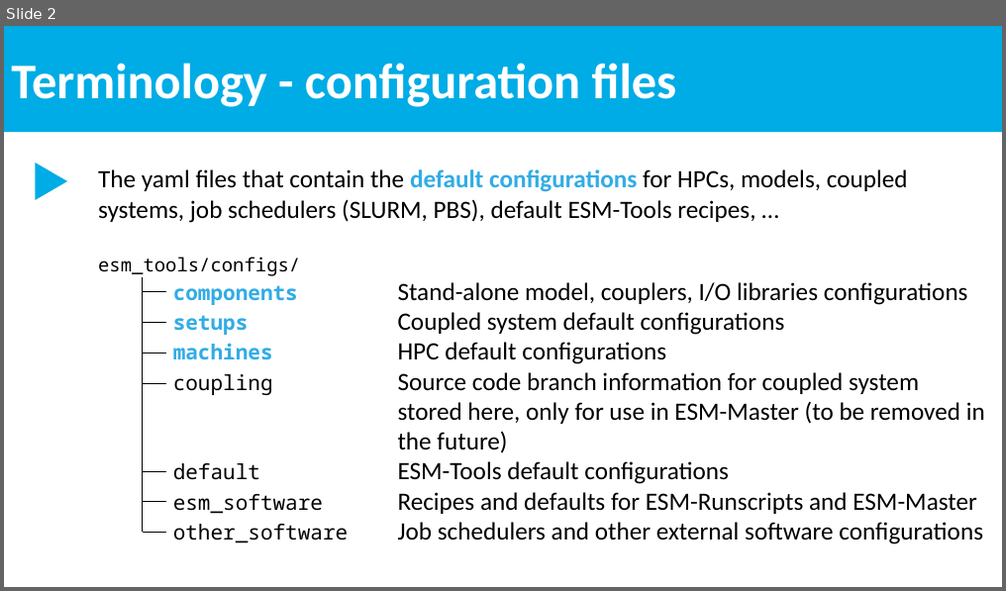
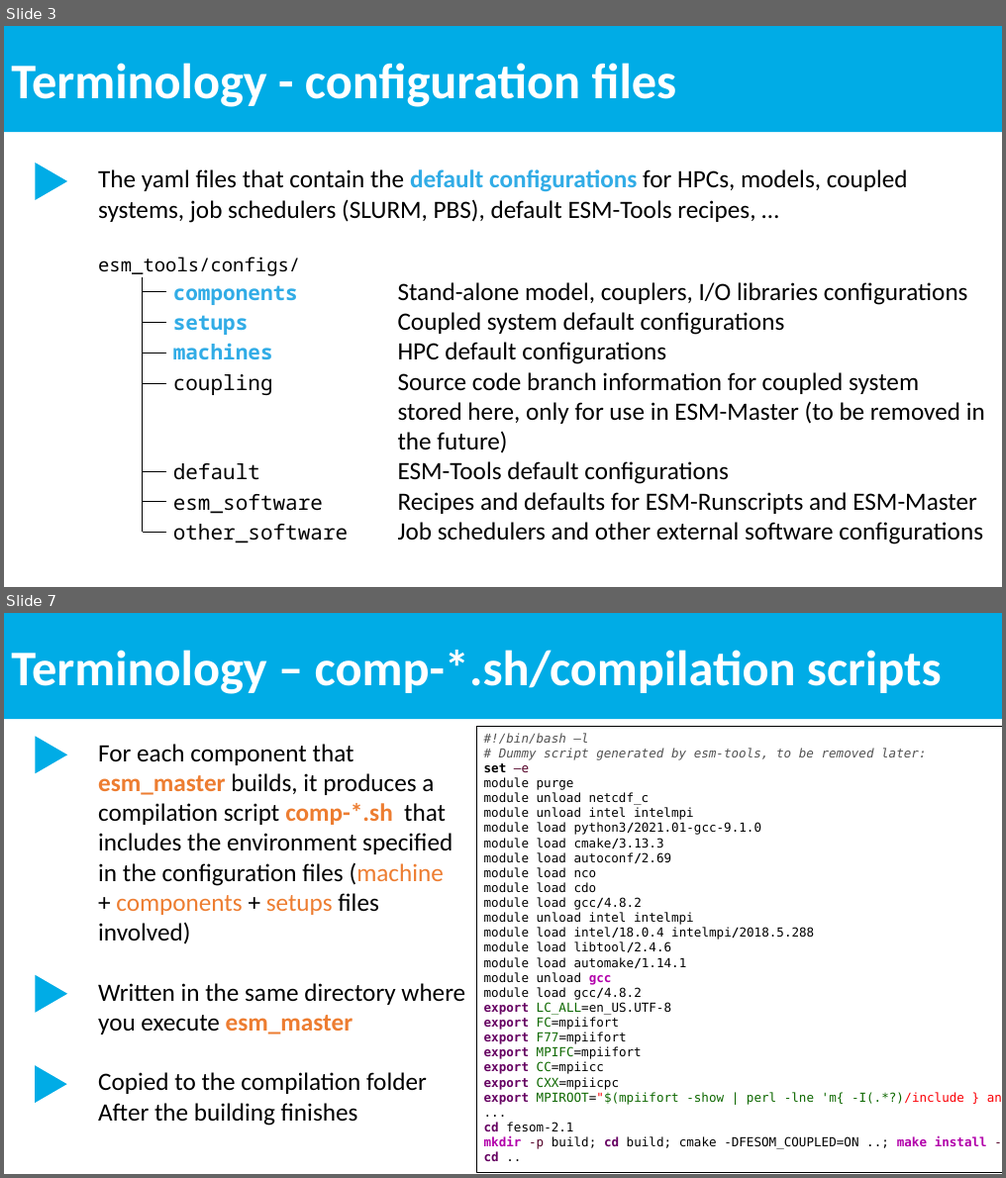
Before and after one commit to esm-tools/workshops, a slide deck: PalMod2022/docs/ESM-Tools terminology.pptx. Shown one above the other, each under a label of ours: slide 2 before the commit, slides 3 and 7 after it; the slides between them are not shown. The pictures are 1006x591 and 1006x1178 pixels, drawn with LibreOffice and Linux fonts; fonts in the diff are those of the drawing. Boxes give left, top, right and bottom in pixels: in the first picture for what was removed or moved away, otherwise in the second. Text is boxed around its words. In the diff, an @@ line names an element or a change of style, - is before the commit and + after.

Commit message:
big push to the terminology

```diff
--- a/PalMod2022/docs/ESM-Tools terminology.pptx
+++ b/PalMod2022/docs/ESM-Tools terminology.pptx
@@ slide 7 added at [4,613,1002,1174], background #FFFFFF @@
@@ rectangle added at [4,613,1002,719], fill #00ACE6, 48 pt, text #FFFFFF, bold @@
+Terminology – comp-*.sh/compilation scripts
@@ rectangle added at [476,727,1002,1173], fill #FFFFFF, outline #000000 1 pt, 12 pt, text #000000 @@
+#!/bin/bash –l
+# Dummy script generated by esm-tools, to be removed later:
+set –e
+module purge
+module unload netcdf_c
+module unload intel intelmpi
+module load python3/2021.01-gcc-9.1.0
+module load cmake/3.13.3
+module load autoconf/2.69
+module load nco
+module load cdo
+module load gcc/4.8.2
+module unload intel intelmpi
+module load intel/18.0.4 intelmpi/2018.5.288
+module load libtool/2.4.6
+module load automake/1.14.1
+module unload gcc
+module load gcc/4.8.2
+export LC_ALL=en_US.UTF-8
+export FC=mpiifort
+export F77=mpiifort
+export MPIFC=mpiifort
+export CC=mpiicc
+export CXX=mpiicpc
+export MPIROOT="$(mpiifort -show | perl -lne 'm{ -I(.*?)/include } and print $1’)”
+...
+cd fesom-2.1
+mkdir -p build; cd build; cmake -DFESOM_COUPLED=ON ..; make install -j `nproc --all`
+cd ..
@@ triangle added at [35,736,67,773], fill #00ACE6 @@
@@ text added at [98,744,465,1126], 24 pt, text #000000 @@
+For each component that
+esm_master builds, it produces a
+compilation script comp-*.sh that
+includes the environment specified
+in the configuration files (machine
++ components + setups files
+involved)
+Written in the same directory where
+you execute esm_master
+Copied to the compilation folder
+After the building finishes
@@ triangle added at [35,975,67,1012], fill #00ACE6 @@
@@ triangle added at [35,1065,67,1103], fill #00ACE6 @@
@@ what was slide 2 is now slide 3 @@
```
Also in this commit, not shown: 6 other slides added.
